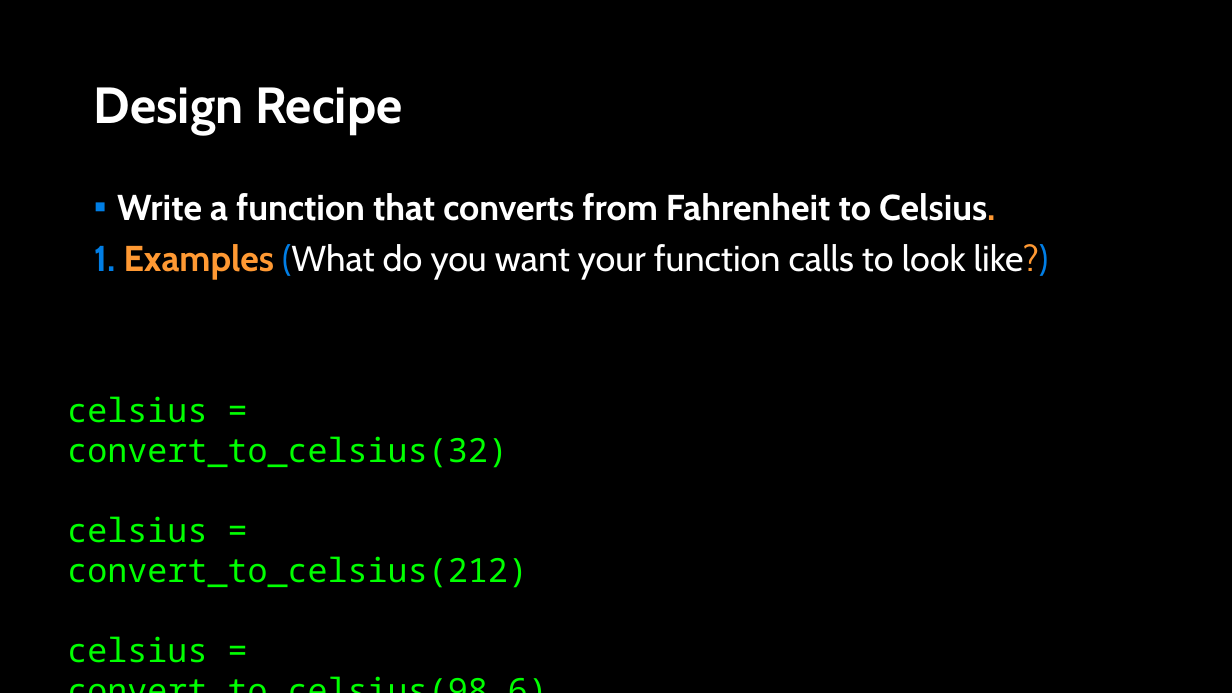
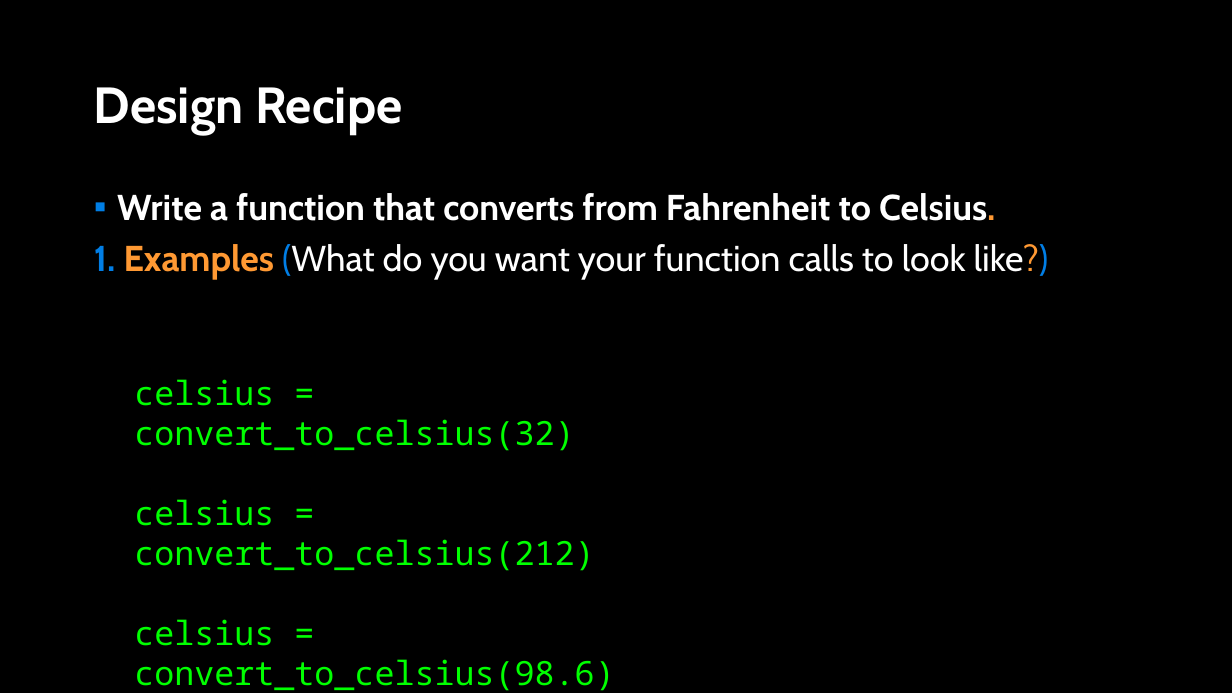
Before and after one commit to APS106/APS106-winter-2022-material, a slide deck: slide 8 of lectures/week2/lecture2/slides/week2_lecture2.pptx. Drawn at 1232x693 pixels with LibreOffice and Linux fonts; fonts in the diff are those of the drawing; background and template pictures are left out. Boxes give left, top, right and bottom in pixels: in the first picture for what was removed or moved away, otherwise in the second. Text is boxed around its words. In the diff, an @@ line names an element or a change of style, - is before the commit and + after.

```diff
--- a/lectures/week2/lecture2/slides/week2_lecture2.pptx
+++ b/lectures/week2/lecture2/slides/week2_lecture2.pptx
@@ text "celsius = convert_to_celsius(32)" rewrapped from [67, 396, 527, 663] to [134, 379, 614, 691] @@
```
Also in this commit, not shown: 4 other slides changed, 1 slide added, 3 slides removed, 4 other files.
